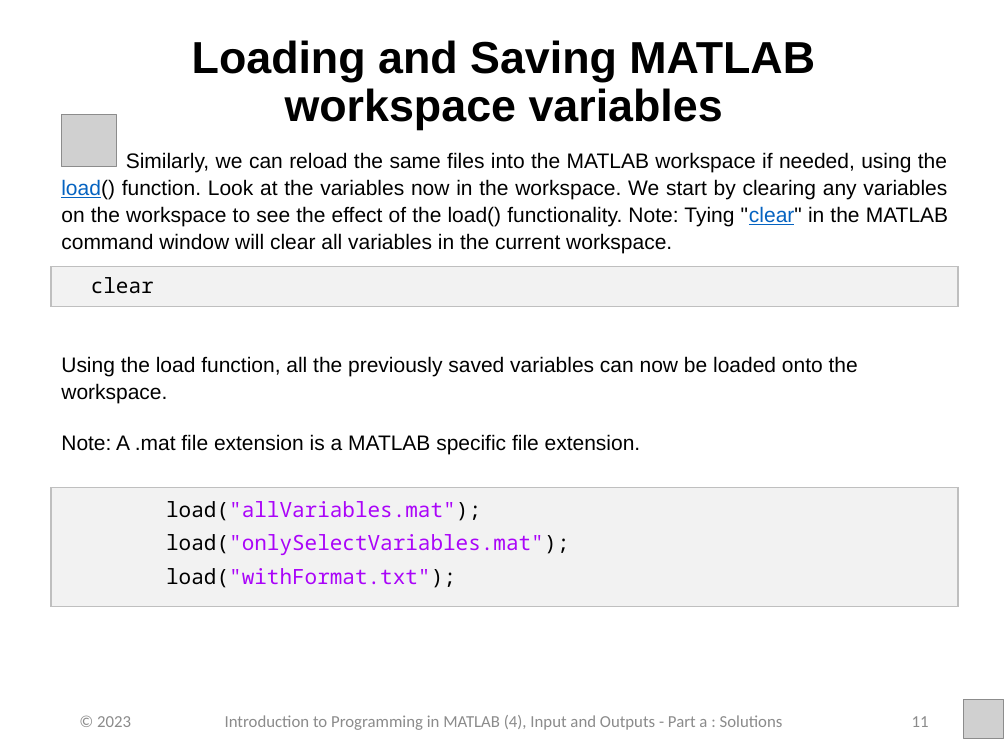
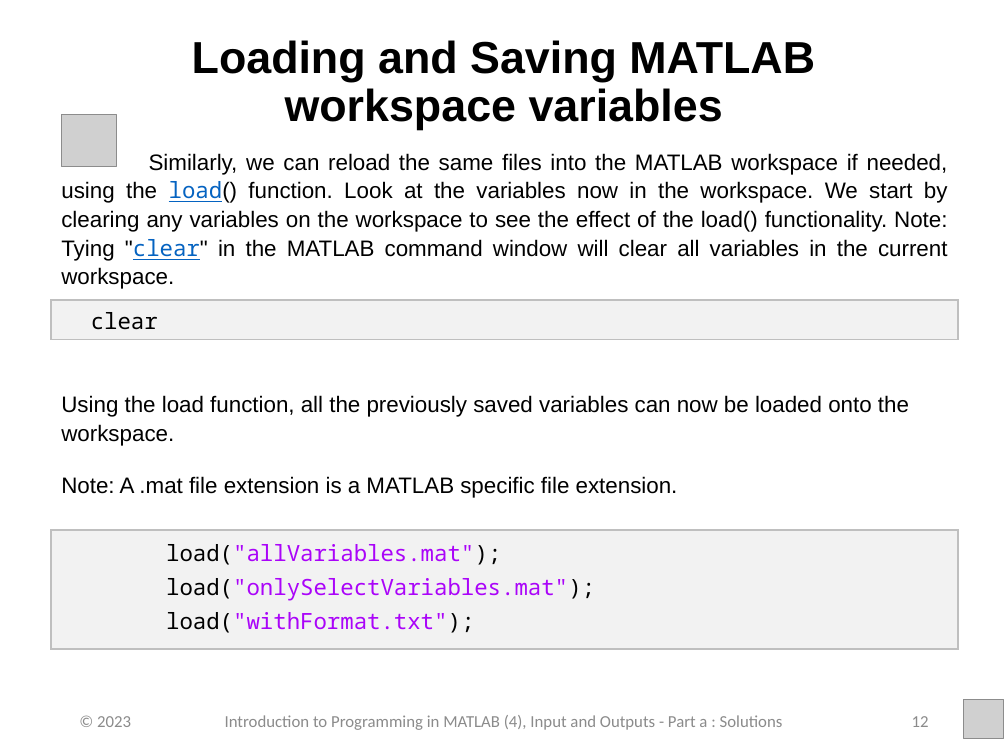
Before and after one commit to jedekoru/Introduction-to-Programming-in-MATLAB, a slide deck: slide 12 of Week 4 - Inputs and Outputs/PowerPoint Presentations/Week_4_Part_1_Inputs_and_Outputs.pptx (slide 11 before the commit). Drawn at 1008x756 pixels with LibreOffice and Linux fonts; fonts in the diff are those of the drawing; grey boxes stand for pictures. Boxes give left, top, right and bottom in pixels: in the first picture for what was removed or moved away, otherwise in the second. Text is boxed around its words. In the diff, an @@ line names an element or a change of style, - is before the commit and + after.

```diff
--- a/Week 4 - Inputs and Outputs/PowerPoint Presentations/Week_4_Part_1_Inputs_and_Outputs.pptx
+++ b/Week 4 - Inputs and Outputs/PowerPoint Presentations/Week_4_Part_1_Inputs_and_Outputs.pptx
@@ text "Similarly, we can reload the ..." at (x1=61, y1=153, x2=948, y2=633): size 15 to 16 pt; font Arial to Noto Sans Mono in "load() "clear"" @@
@@ rectangle moved from (x1=51, y1=267, x2=959, y2=306) to (x1=51, y1=300, x2=959, y2=340) @@
@@ rectangle moved from (x1=51, y1=487, x2=959, y2=606) to (x1=51, y1=530, x2=959, y2=649) @@
@@ page number at (x1=912, y1=716, x2=929, y2=727): text changed @@
-11
+12
```
Also in this commit, not shown: 14 other slides changed, 1 slide added, 42 other files.
